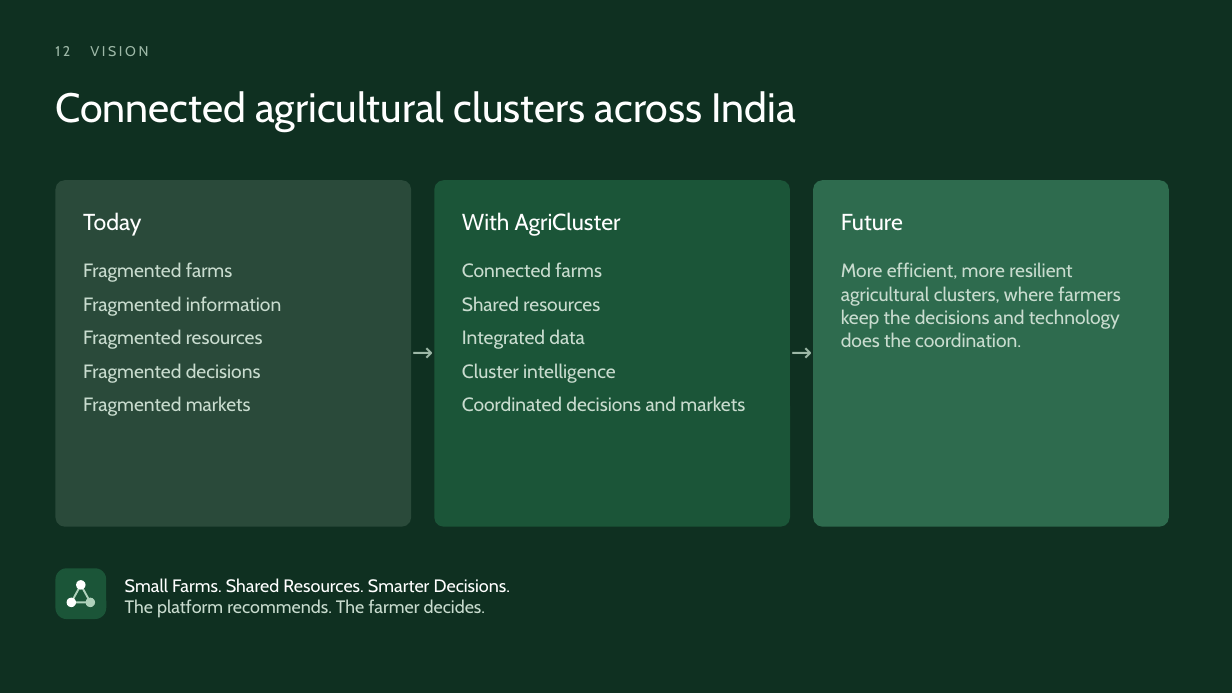
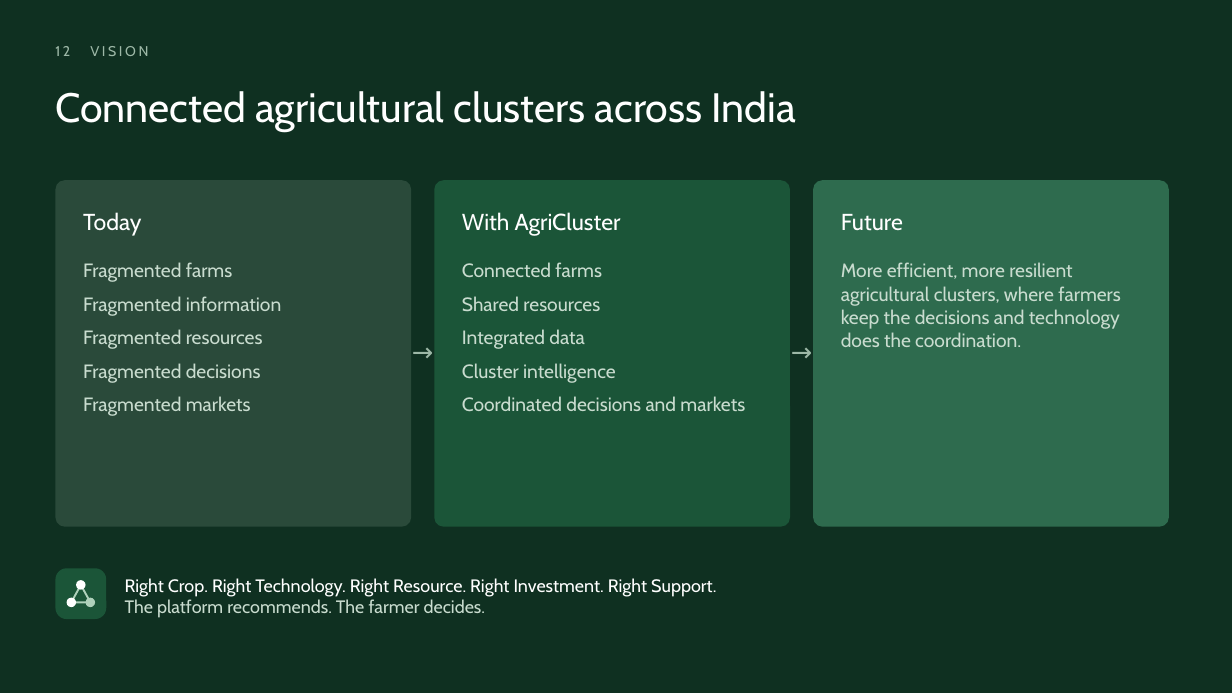
Before and after one commit to spandanamahesh63-hue/Agri_cluster-2, a slide deck: slide 12 of deck/AgriCluster-pitch.pptx. Drawn at 1232x693 pixels with LibreOffice and Linux fonts; fonts in the diff are those of the drawing. Boxes give left, top, right and bottom in pixels: in the first picture for what was removed or moved away, otherwise in the second. Text is boxed around its words. In the diff, an @@ line names an element or a change of style, - is before the commit and + after.

```diff
--- a/deck/AgriCluster-pitch.pptx
+++ b/deck/AgriCluster-pitch.pptx
@@ text at (x1=125, y1=578, x2=716, y2=597): text changed @@
-Small Farms. Shared Resources. Smarter Decisions.
+Right Crop. Right Technology. Right Resource. Right Investment. Right Support.
```
Also in this commit, not shown: 4 other slides changed, 1 slide added, 1 slide removed, 24 other files.
